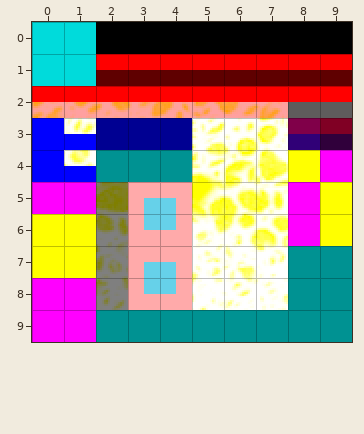
Tiled map -- apps/data/acid0.tmx. The picture above is the old version.
Cells are 16x16 px. Shown: x 0..9, y 0..9. Tiles whose own drawing changed are shown in their newer look in all pictures.
Once edited:
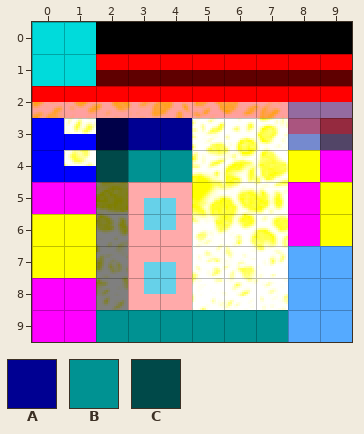
Key: from "ACID2": A 0 "acid4", B 1 "acid7"; from "acid0": C 0.
_ is an empty cell.
Tiles replaced or removed in this view: A, B.
See-through tiles are keyed as they look on the map.
Difference:
Changed rows in their new state; . is an unchanged cell.
Layer "Tile Layer 1":
first column x 8:
 2 __
 3 __
first column x 8:
 7 __
 8 __
 9 __
Layer "Tile Layer 4":
first column x 2:
 3 C
 4 C
Changed places in both pictures, as pixel boxes (x1, y1, x2, y2):
removed: (288, 102, 352, 150)
added: (96, 118, 128, 182)
removed: (288, 246, 352, 342)
